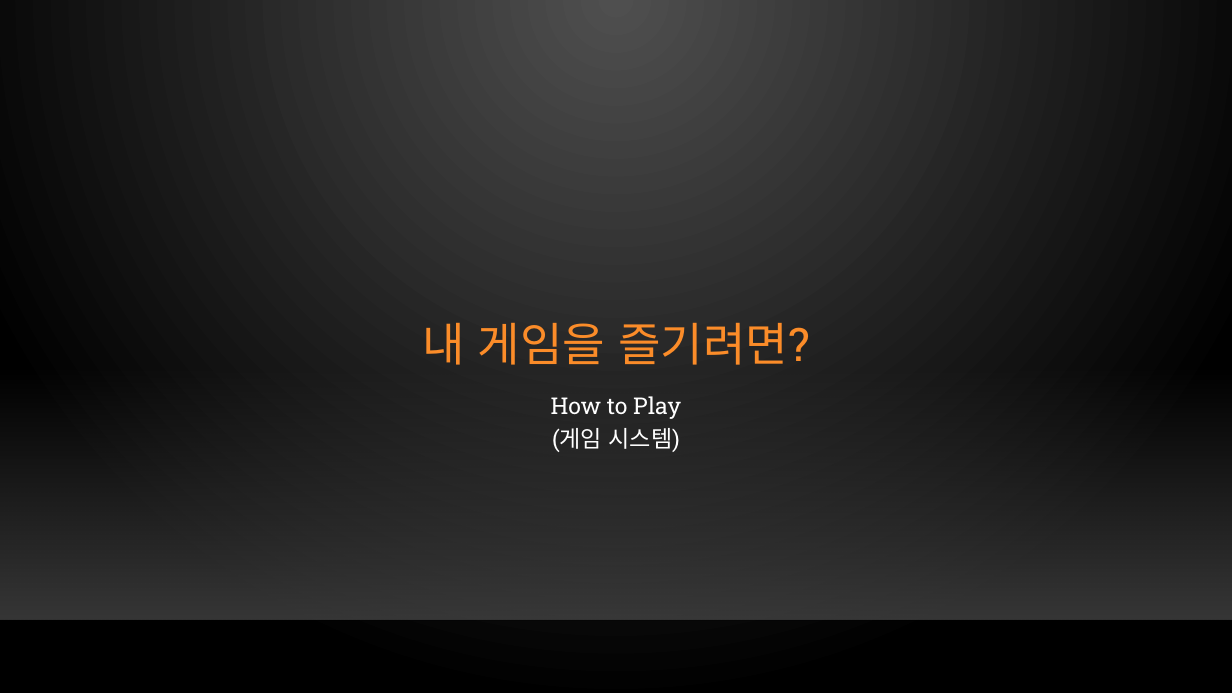
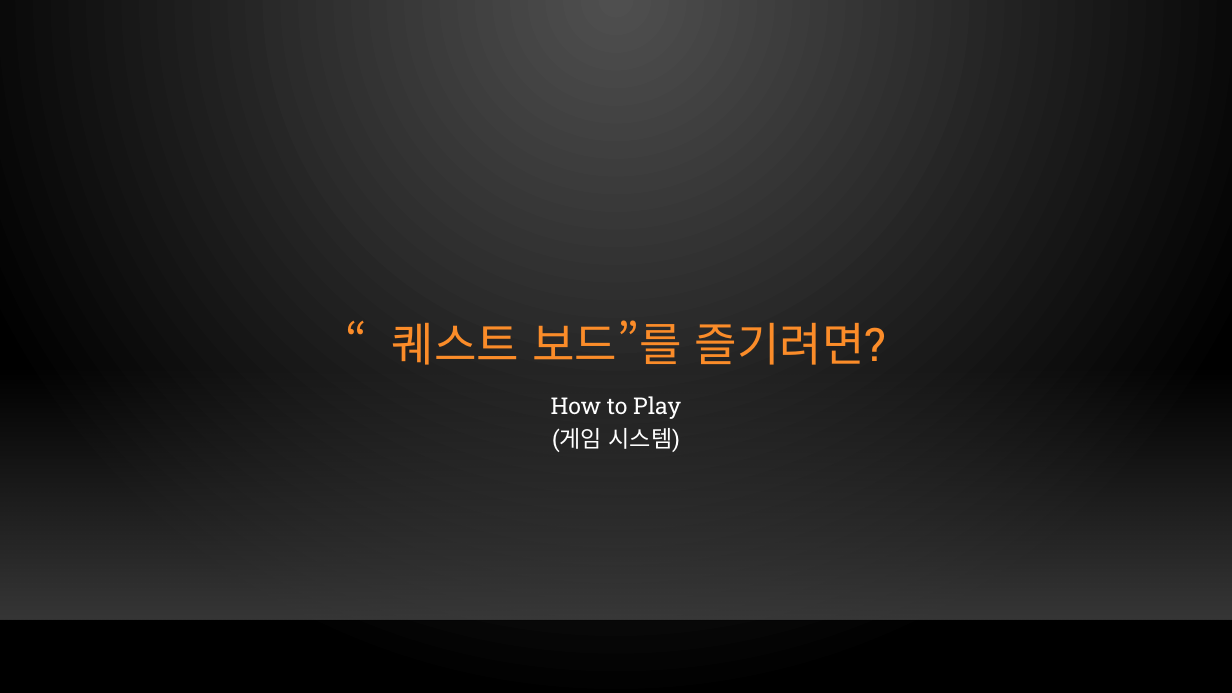
Before and after one commit to xqiwipx/first_project, a slide deck: slide 15 of Kims_project.pptx. Drawn at 1232x693 pixels with LibreOffice and Linux fonts; fonts in the diff are those of the drawing; background and template pictures are left out. Boxes give left, top, right and bottom in pixels: in the first picture for what was removed or moved away, otherwise in the second. Text is boxed around its words. In the diff, an @@ line names an element or a change of style, - is before the commit and + after.

```diff
--- a/Kims_project.pptx
+++ b/Kims_project.pptx
@@ title at [392,320,886,365]: text changed @@
-내 게임을 즐기려면?
+“퀘스트 보드”를 즐기려면?
```
Also in this commit, not shown: 7 other slides changed.
